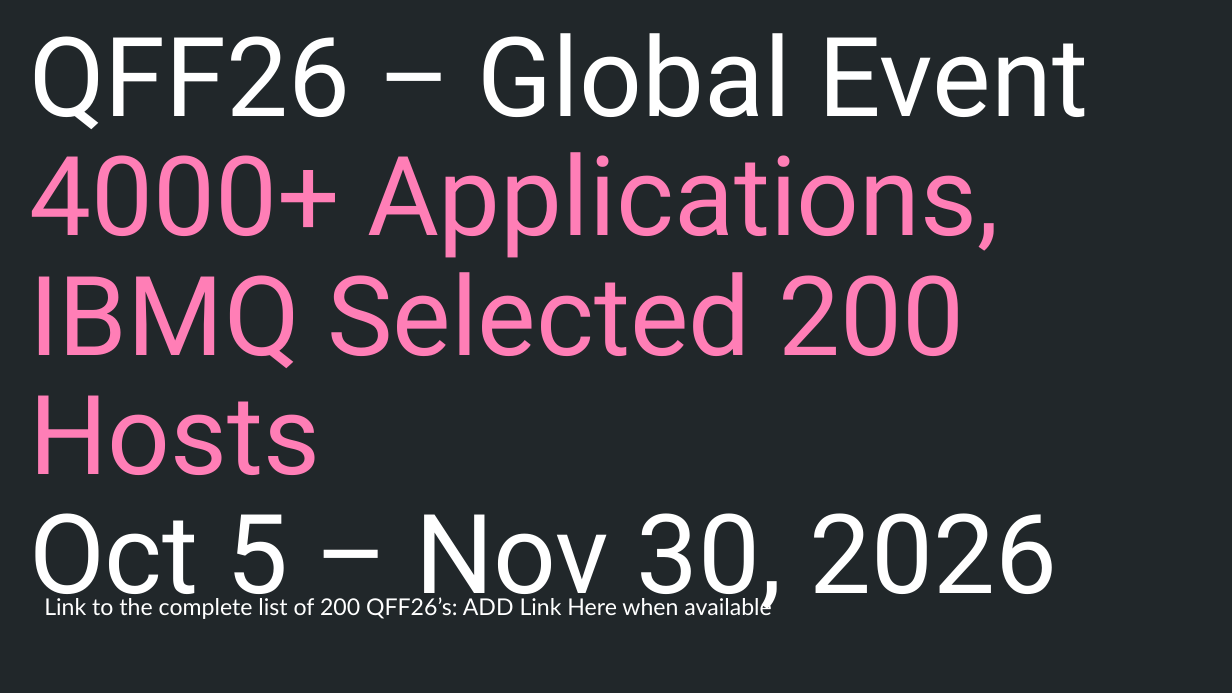
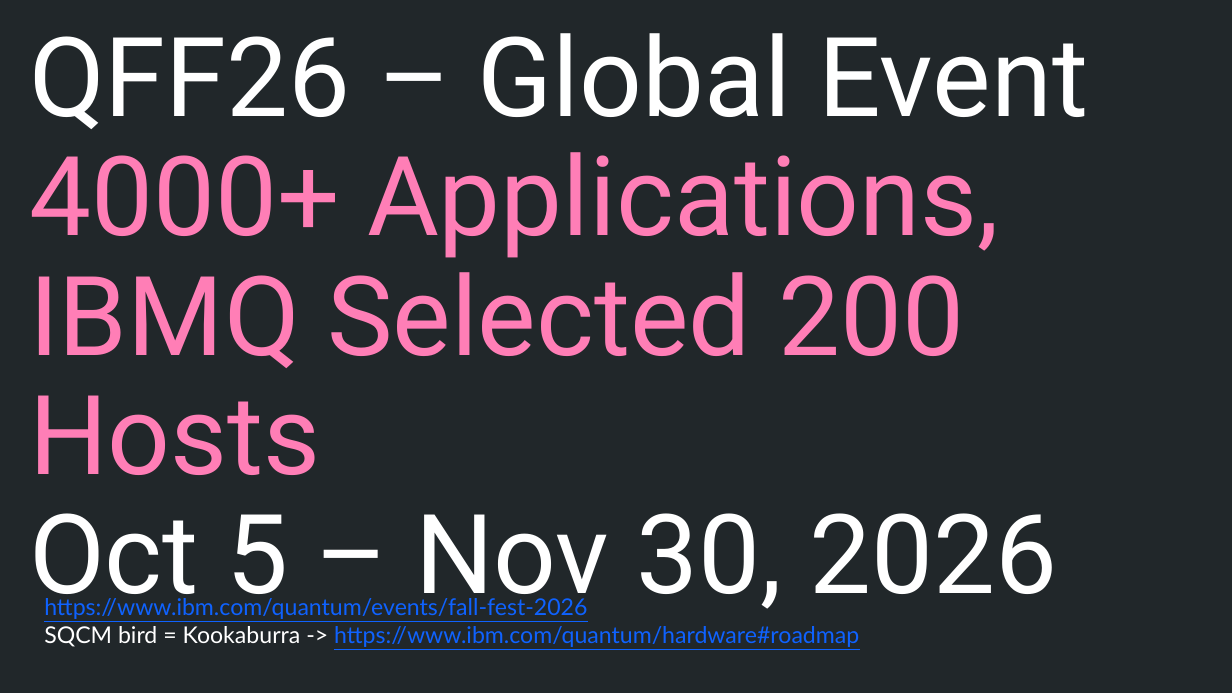
Before and after one commit to SeattleQuantumComputingMeetup/qiskit_fallfest_2026, a slide deck: slide 3 of presentations/Qiskit_Fall-Fest_2026_Zoom_Kickoff.pptx. Drawn at 1232x693 pixels with LibreOffice and Linux fonts; fonts in the diff are those of the drawing. Boxes give left, top, right and bottom in pixels: in the first picture for what was removed or moved away, otherwise in the second. Text is boxed around its words. In the diff, an @@ line names an element or a change of style, - is before the commit and + after.

```diff
--- a/presentations/Qiskit_Fall-Fest_2026_Zoom_Kickoff.pptx
+++ b/presentations/Qiskit_Fall-Fest_2026_Zoom_Kickoff.pptx
@@ text at (44, 598, 859, 647): text changed; text colour #FFFFFF to #0F62FE @@
-Link to the complete list of 200 QFF26’s: ADD Link Here when available
+https://www.ibm.com/quantum/events/fall-fest-2026
+SQCM bird = Kookaburra -> https://www.ibm.com/quantum/hardware#roadmap
```
Also in this commit, not shown: 8 other slides changed, 43 slides added.
